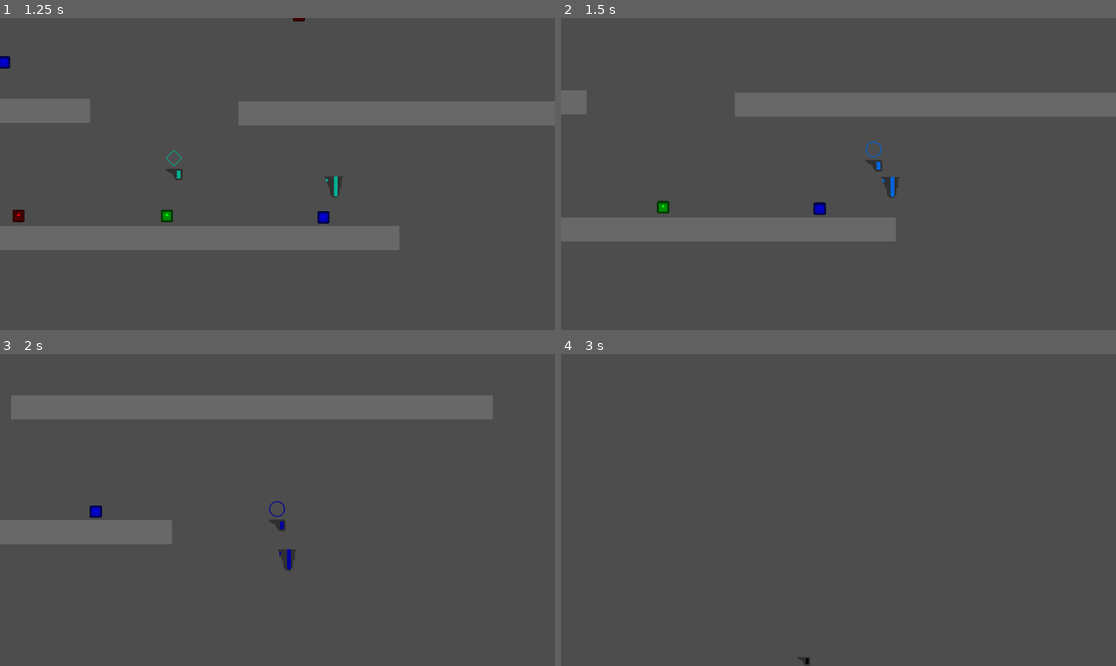
Above: before the commit, frames 1-4 (two rows, left to right).
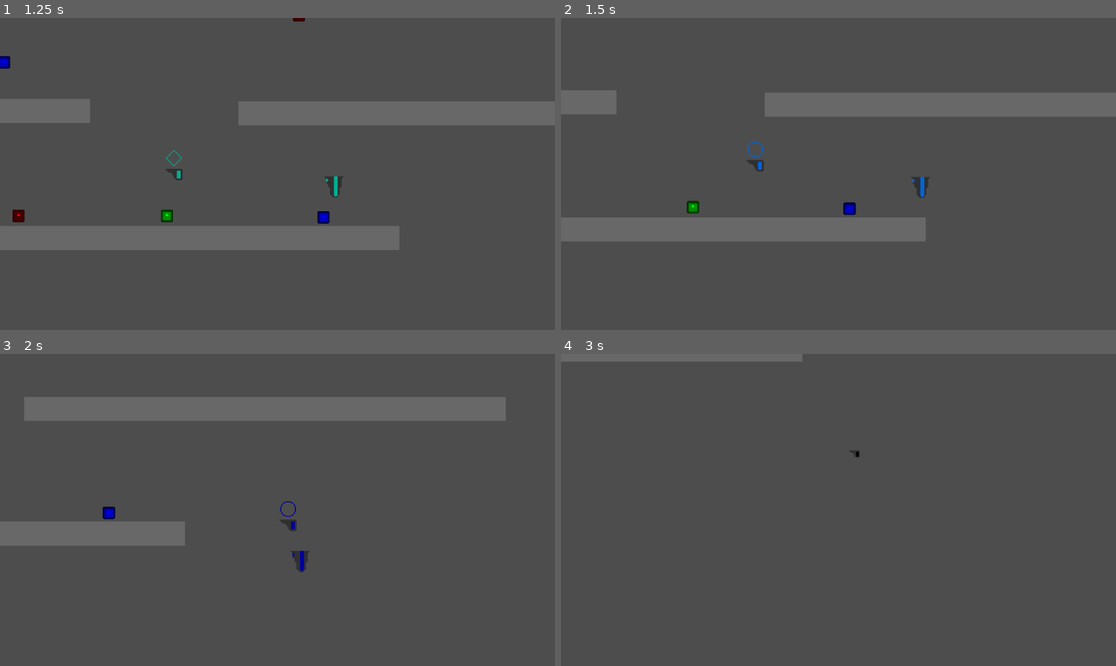
Above: after the commit, the same moments.

Repository: JD-909/RGBot
Game: Godot game, scene res://levels/test_grounds.tscn
Two runs of this game, one before a commit and one after it. Both use one fixed random seed, a clock stepped at 60 frames per second and the inputs below. The engine's default icon, where the game draws it, is replaced by a stand-in: a white triangle on a blue panel in a dark square.
Inputs:
- Up to frame 1 (1.25 s): hold D (right_key) from 0.53 s (still down); tap X (special_key) at 0.6 s; tap Space (jump_key) at 0.77 s
- Up to frame 2 (1.5 s): keep holding D (right_key); tap X (special_key) at 1.35 s
- Up to frame 3 (2 s): keep holding D (right_key); tap Space (jump_key) at 1.52 s
- Up to frame 4 (3 s): release D (right_key) at 2.03 s; hold A (left_key) 2.03-2.78 s; tap X (special_key) at 2.1, 2.85 s; hold D (right_key) from 2.78 s (still down)

Frame 1 is identical in both runs. In frame 2, 2.1% of the frame differs, in the area x 4-67%, y 23-72%; in frame 3, 1.7%; in frame 4, 1.1%.

Commit message:
regreso de la cabeza mas suave

Diff:
--- a/character_files/character_1.gd
+++ b/character_files/character_1.gd
@@ -1,6 +1,7 @@
 extends CharacterBody2D
 
 const GRAVITY : float = 20
+const HEAD_FOLLOW_MAX_SPEED : float = 20.0
 
 var speed : float = 500
 var break_speed : float = 50
@@ -24,9 +25,12 @@
 
 	if Input.is_action_just_pressed("special_key"):
 		head_fixed = !head_fixed
+		head_follow_speed = 0
 
 	# Hacer que la cabeza se mueva despues del cuerpo
 	if !head_fixed:
+		if head_follow_speed < HEAD_FOLLOW_MAX_SPEED:
+			head_follow_speed += 0.5
 		HeadSprite.global_position = HeadSprite.global_position.lerp($".".global_position + Vector2(0, -45), delta * head_follow_speed)
 
 	# direction tiene las teclas de direccion
